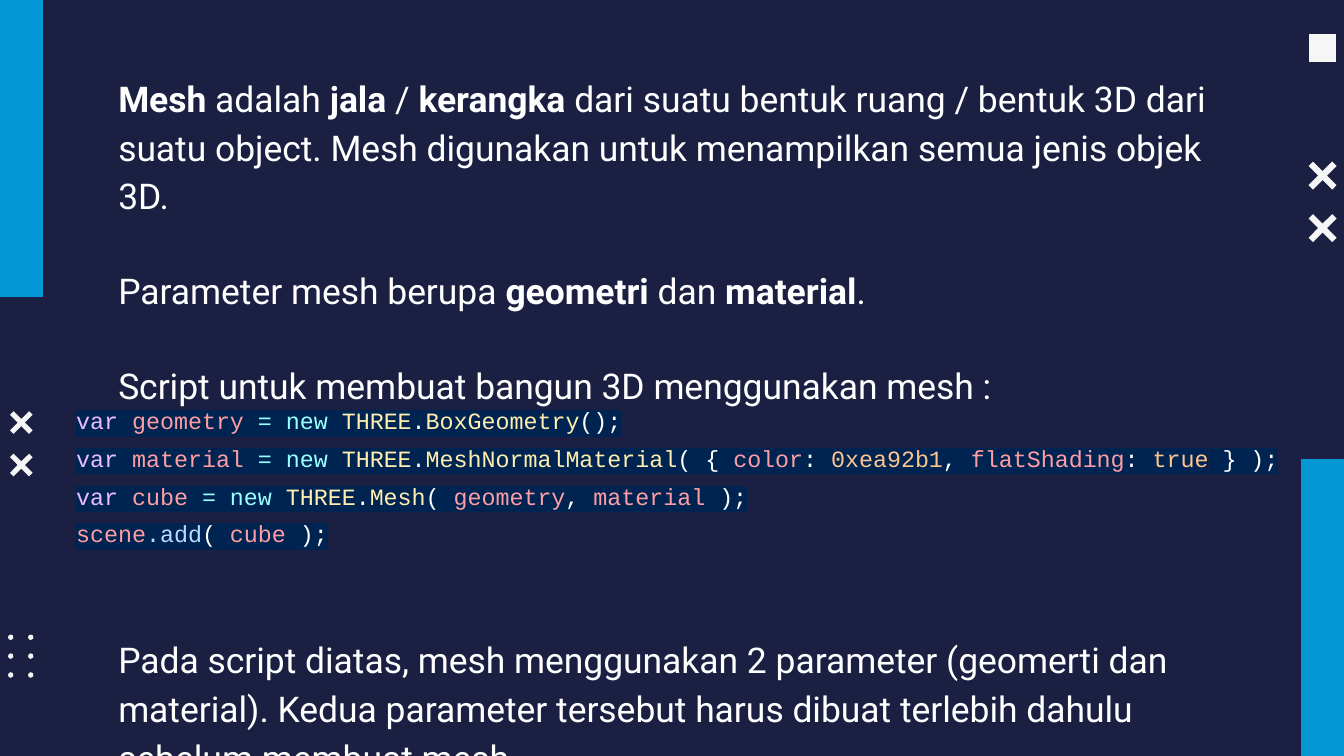
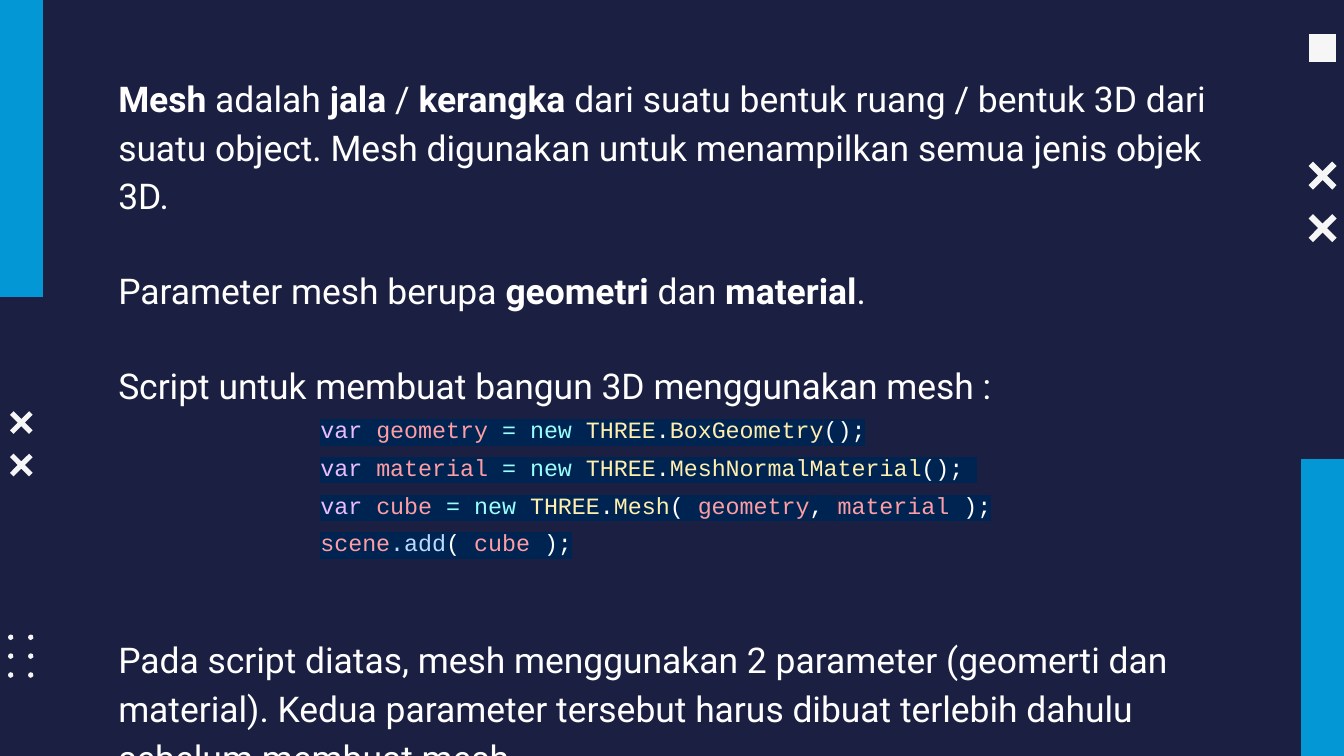
Before and after one commit to Grafkom-2020-C/presentasi-threejs-topik1, a slide deck: slide 8 of Grafkom-Topik1.pptx (slide 7 before the commit). Drawn at 1344x756 pixels with LibreOffice and Linux fonts; fonts in the diff are those of the drawing. Boxes give left, top, right and bottom in pixels: in the first picture for what was removed or moved away, otherwise in the second. Text is boxed around its words. In the diff, an @@ line names an element or a change of style, - is before the commit and + after.

```diff
--- a/Grafkom-Topik1.pptx
+++ b/Grafkom-Topik1.pptx
@@ text "var geometry = new THREE.BoxGeometry();": place and size @@
-text "var geometry = new THREE.BoxGeometry();" at bbox=[76, 412, 1209, 547]
+text "var geometry = new THREE.BoxGeometry();" at bbox=[320, 421, 963, 556]
@@ text at bbox=[320, 459, 963, 481]: text changed; text colour #FF9DA4 to #FFEEAD @@
-var material = new THREE.MeshNormalMaterial( { color: 0xea92b1, flatShading: true } );
+var material = new THREE.MeshNormalMaterial();
```
Also in this commit, not shown: 1 other slide changed, 1 other file.
